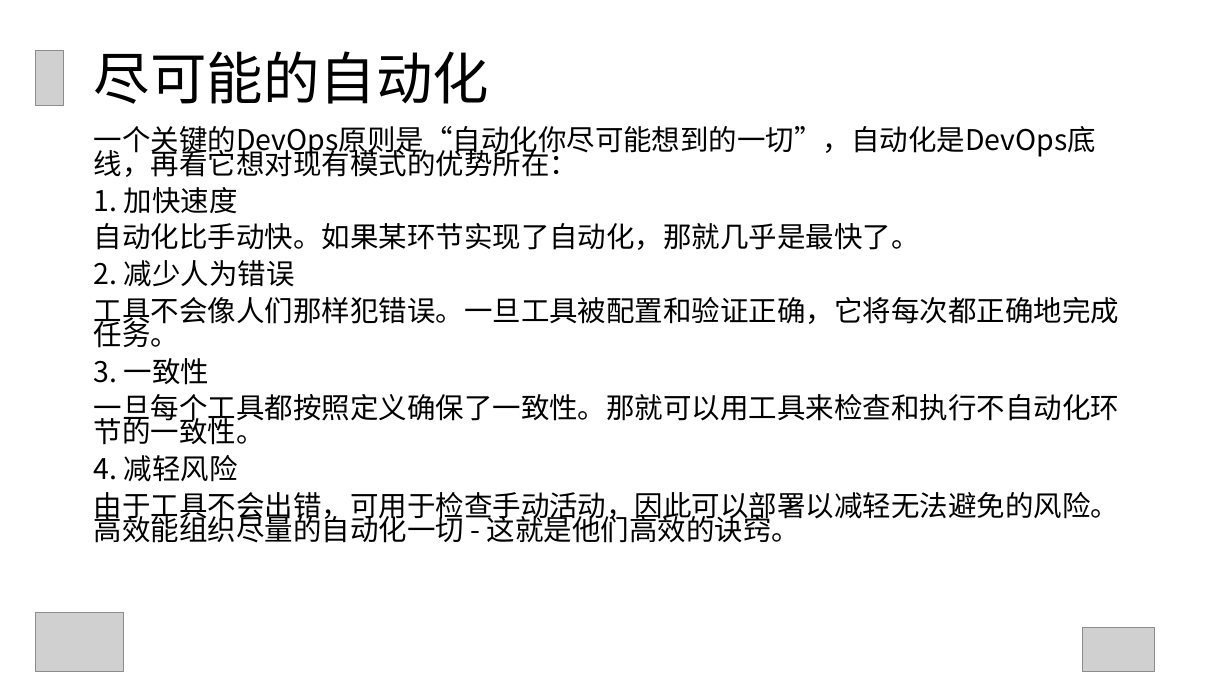
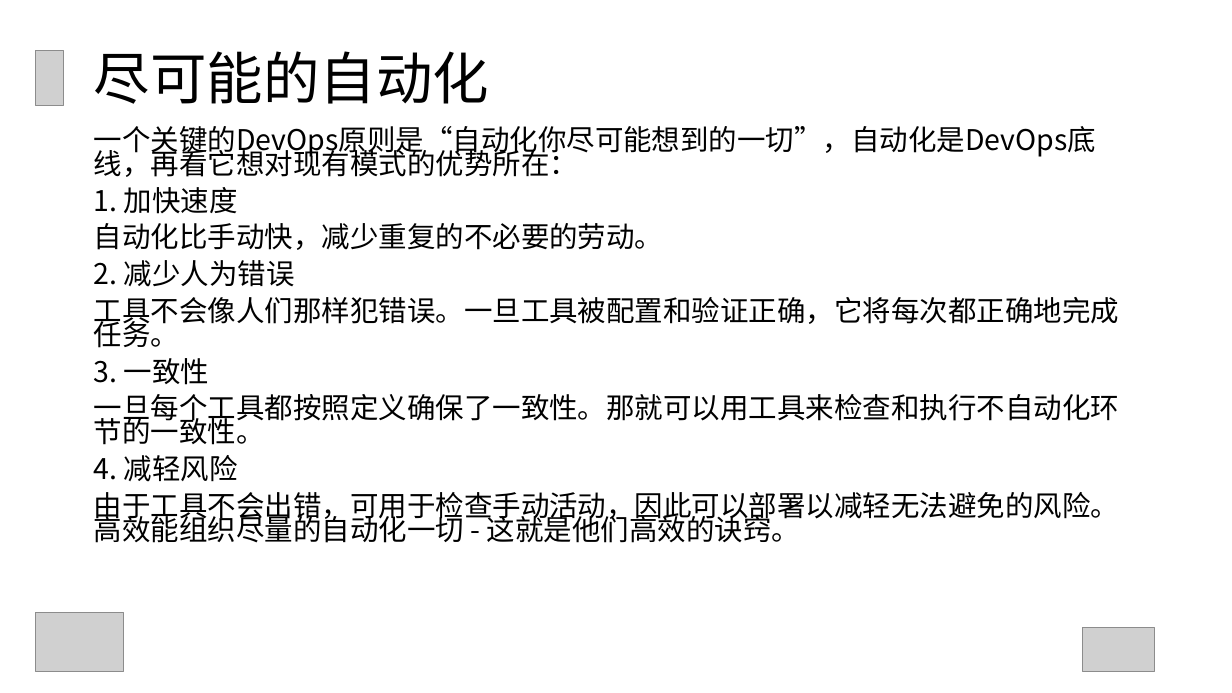
Before and after one commit to GuoxinL/devops-ppt, a slide deck: slide 13 of Jenkins的应用与分享.ppt (slide 14 before the commit). Drawn at 1232x693 pixels with LibreOffice and Linux fonts; fonts in the diff are those of the drawing; grey boxes stand for pictures. Boxes give left, top, right and bottom in pixels: in the first picture for what was removed or moved away, otherwise in the second. Text is boxed around its words. In the diff, an @@ line names an element or a change of style, - is before the commit and + after.

```diff
--- a/Jenkins的应用与分享.ppt
+++ b/Jenkins的应用与分享.ppt
@@ text at (x1=94, y1=223, x2=664, y2=250): text changed @@
-自动化比手动快。如果某环节实现了自动化，那就几乎是最快了。
+自动化比手动快，减少重复的不必要的劳动。
```
Also in this commit, not shown: 9 other slides changed, 13 slides added, 7 slides removed, 4 other files.
